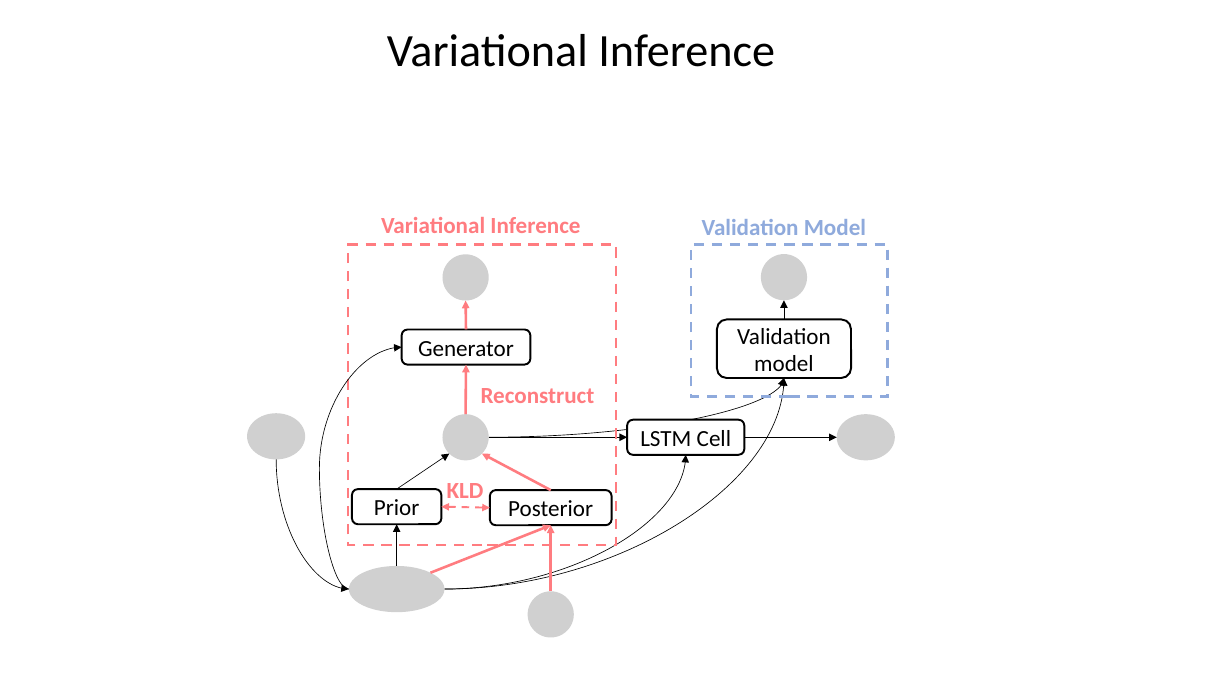
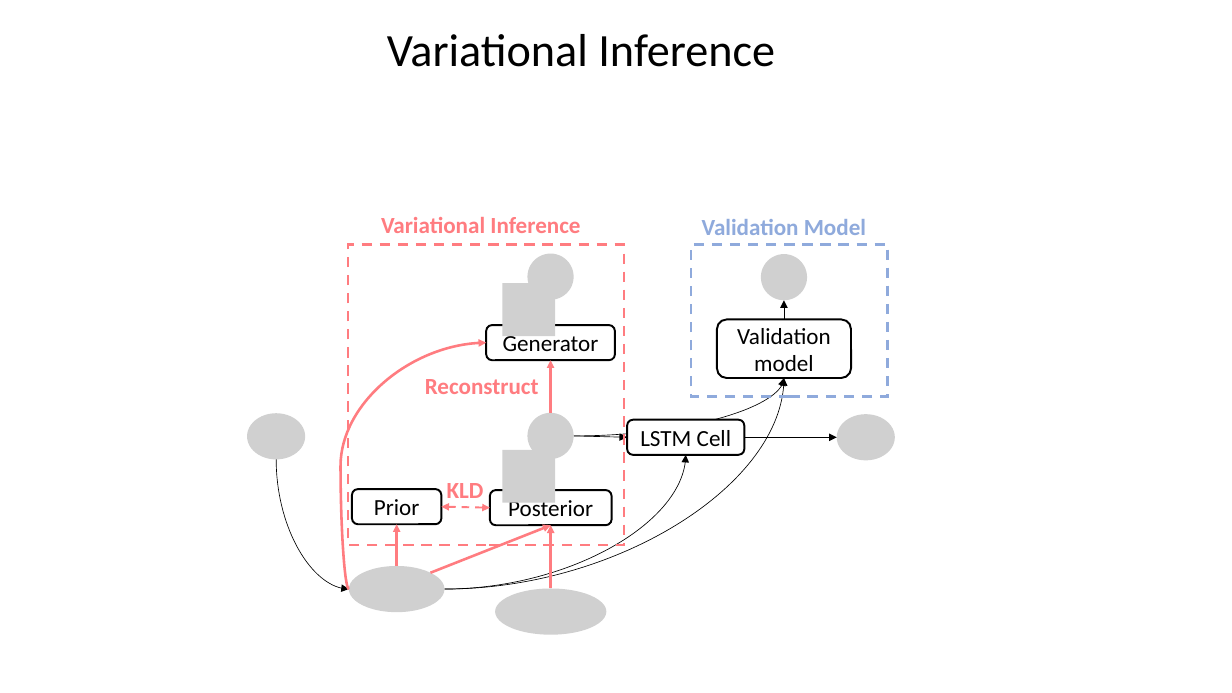
Before and after one commit to Guiliang/sport-analytic-variational-embedding, a slide deck: slide 6 of sport-vae.pptx. Drawn at 1232x693 pixels with LibreOffice and Linux fonts; fonts in the diff are those of the drawing; grey boxes stand for pictures. Boxes give left, top, right and bottom in pixels: in the first picture for what was removed or moved away, otherwise in the second. Text is boxed around its words. In the diff, an @@ line names an element or a change of style, - is before the commit and + after.

```diff
--- a/sport-vae.pptx
+++ b/sport-vae.pptx
@@ rectangle: place and size @@
-rectangle at (348, 245, 616, 545)
+rectangle at (348, 245, 625, 545)
@@ picture removed at (443, 254, 489, 300) @@
@@ picture added at (528, 253, 574, 299) @@
@@ picture added at (503, 283, 555, 335) @@
@@ arrow removed from (466, 330) to (466, 300) @@
@@ rounded rectangle "Generator": place and size @@
-rounded rectangle "Generator" at (402, 330, 531, 365)
+rounded rectangle "Generator" at (486, 325, 615, 360)
@@ curved arrow moved from (349, 590) - (402, 348) to (349, 590) - (486, 343) @@
@@ curved arrow (349, 590) - (486, 343): stroke #000000 0.5 pt to #FF7C80 2 pt @@
@@ text "Reconstruct": place and size @@
-text "Reconstruct" at (481, 388, 595, 403)
+text "Reconstruct" at (425, 379, 539, 394)
@@ arrow moved from (466, 414) - (466, 365) to (551, 413) - (551, 360) @@
@@ curved arrow moved from (489, 437) - (784, 378) to (574, 436) - (784, 378) @@
@@ picture removed at (443, 414, 489, 460) @@
@@ picture added at (528, 413, 574, 459) @@
@@ arrow moved from (489, 437) - (628, 437) to (574, 436) - (628, 437) @@
@@ arrow removed from (396, 489) to (449, 454) @@
@@ arrow removed from (551, 490) to (482, 454) @@
@@ picture added at (503, 450, 555, 503) @@
@@ arrow (396, 567) - (396, 524): stroke #000000 0.5 pt to #FF7C80 2 pt @@
@@ picture: place and size @@
-picture at (528, 592, 574, 638)
+picture at (495, 589, 606, 635)
```
Also in this commit, not shown: 1 other slide changed.
